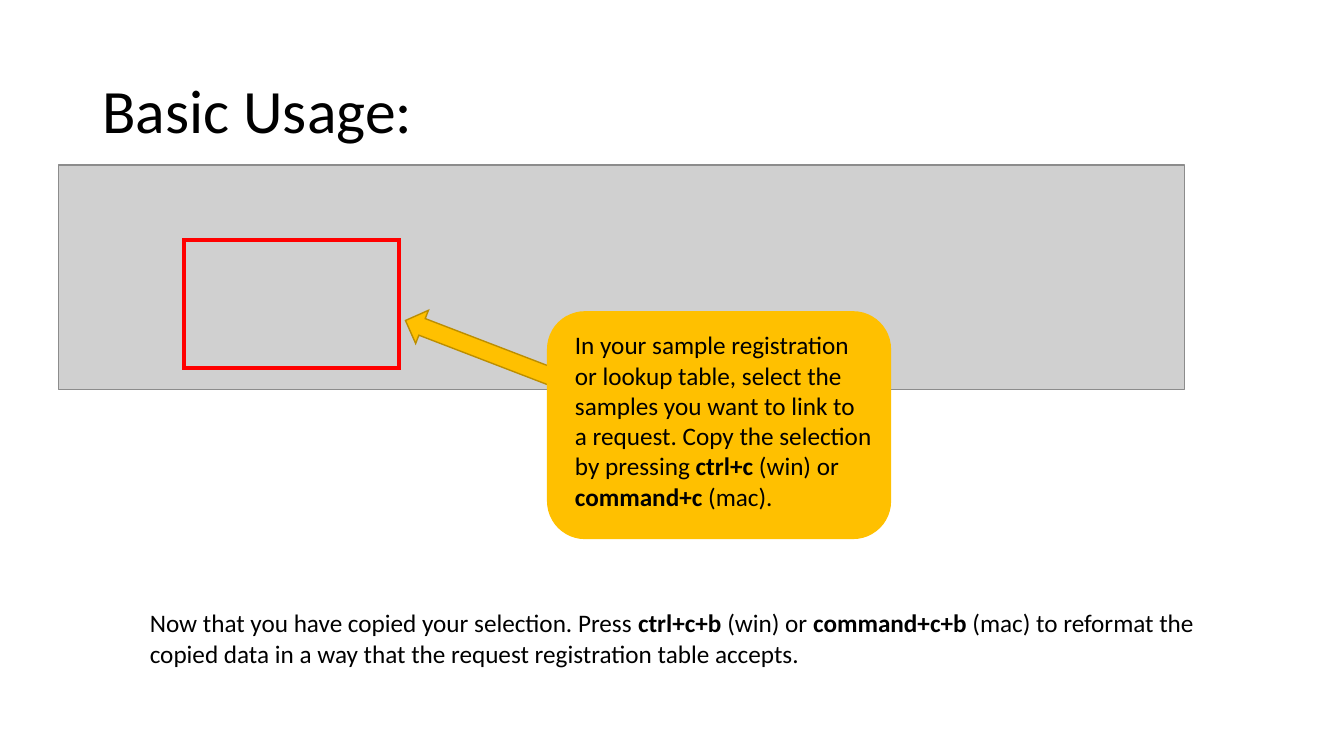
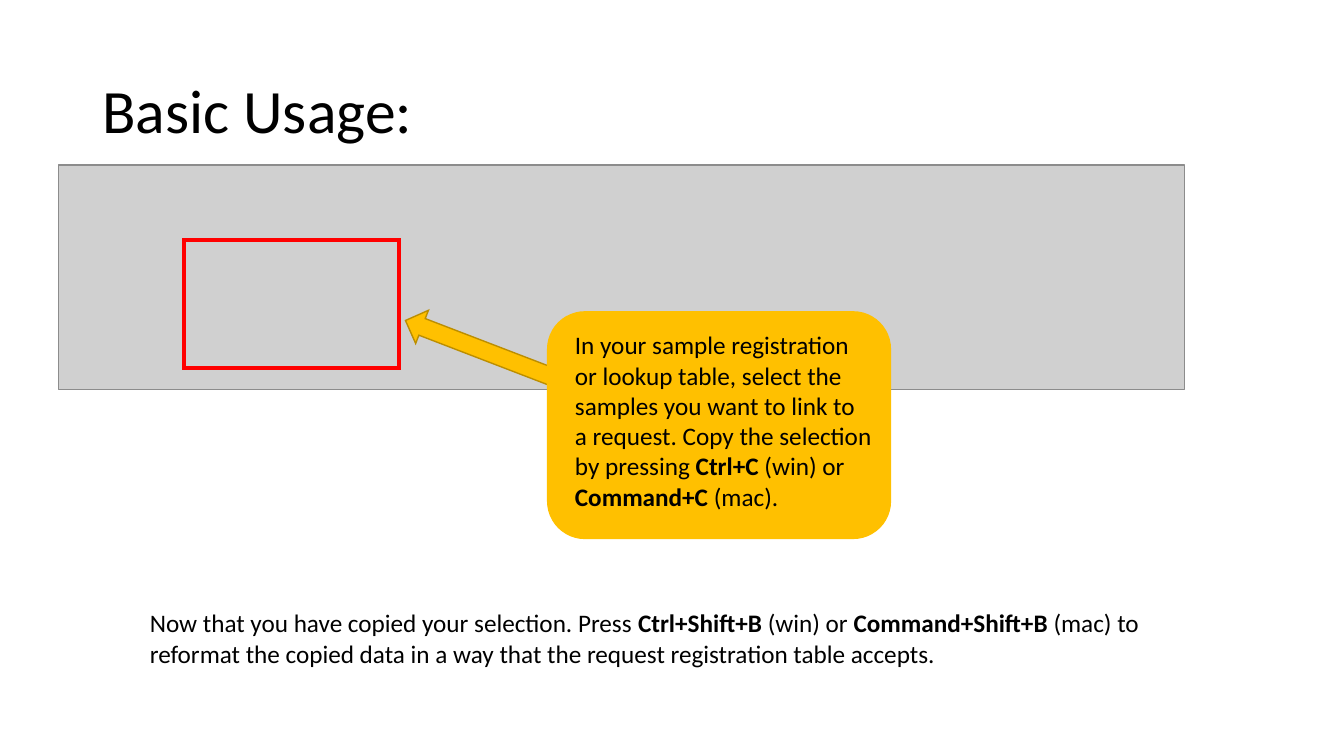
Before and after one commit to 1000000000000000000000000000000/BenchlingBuddy, a slide deck: slide 10 of README.pptx. Drawn at 1344x756 pixels with LibreOffice and Linux fonts; fonts in the diff are those of the drawing; grey boxes stand for pictures. Boxes give left, top, right and bottom in pixels: in the first picture for what was removed or moved away, otherwise in the second. Text is boxed around its words. In the diff, an @@ line names an element or a change of style, - is before the commit and + after.

```diff
--- a/README.pptx
+++ b/README.pptx
@@ text at (x1=575, y1=336, x2=871, y2=510): text changed @@
-In your sample registration or lookup table, select the samples you want to link to a request. Copy the selection by pressing ctrl+c (win) or command+c (mac).
+In your sample registration or lookup table, select the samples you want to link to a request. Copy the selection by pressing Ctrl+C (win) or Command+C (mac).
@@ text at (x1=150, y1=613, x2=1138, y2=668): text changed @@
-Now that you have copied your selection. Press ctrl+c+b (win) or command+c+b (mac) to reformat the copied data in a way that the request registration table accepts.
+Now that you have copied your selection. Press Ctrl+Shift+B (win) or Command+Shift+B (mac) to reformat the copied data in a way that the request registration table accepts.
```
Also in this commit, not shown: 1 other slide changed.
